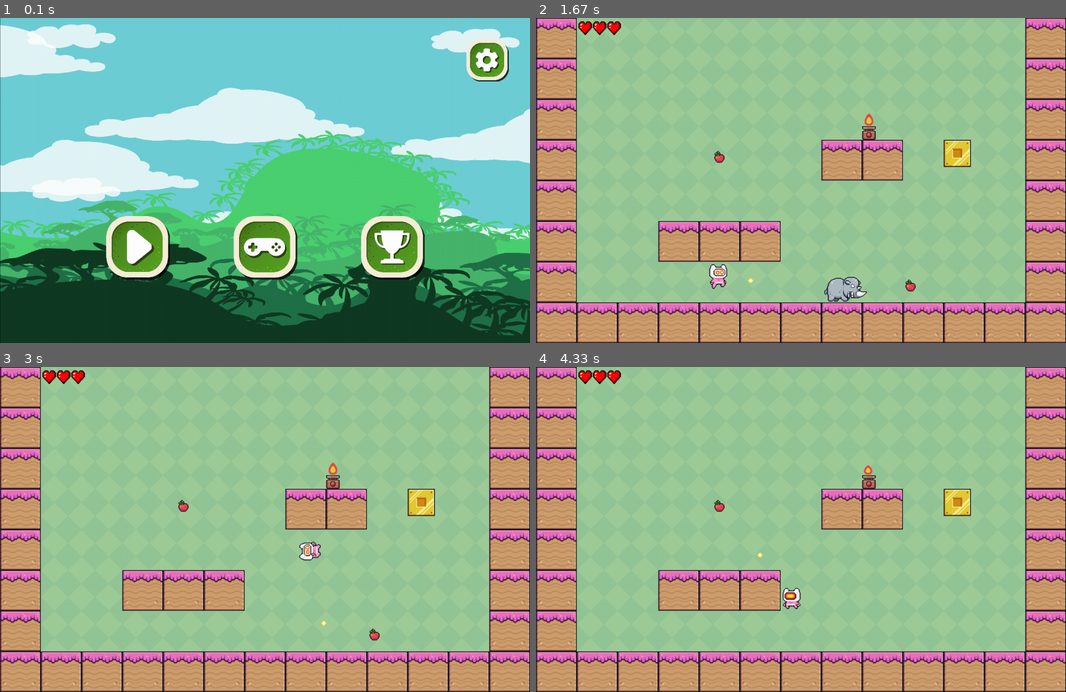
Above: before the commit, frames 1-4 (two rows, left to right).
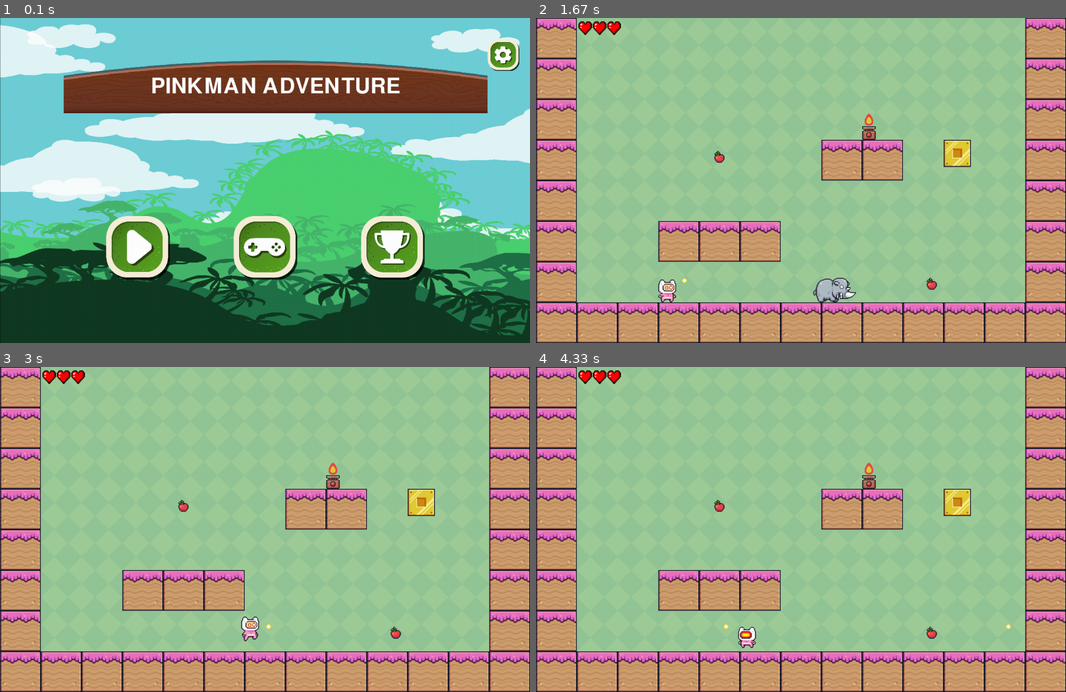
Above: after the commit, the same moments.

Repository: GianfrancoCh/chiariziaGianfranco-pygame-tp-final
Game: pygame game, started from run.py
Two runs of this game, one before a commit and one after it. Both use one fixed random seed, a clock stepped at 60 frames per second and the inputs below.
Inputs (mouse positions are in pixels of both pictures, inside the frame that each line leads up to):
- Up to frame 1 (0.1 s): no input
- Up to frame 2 (1.67 s): click (673, 248) at 0.38 s; hold J 0.67-1.13 s; hold D 0.67-1.13 s; hold P from 1.22 s (still down); hold D from 1.22 s (still down); tap Space at 1.28, 1.58 s
- Up to frame 3 (3 s): release P at 1.68 s; release D at 1.68 s; hold P 1.77-2.23 s; hold D 1.77-2.23 s; move the mouse to (270, 552) at 1.8 s; tap Space at 1.83, 2.13, 2.38, 2.68, 2.93 s; hold D 2.32-2.78 s; tap J at 2.47 s; hold D from 2.87 s (still down)
- Up to frame 4 (4.33 s): tap Space at 3.23, 3.43, 3.73, 4, 4.3 s; release D at 3.33 s; hold A 3.37-3.9 s; hold A from 3.93 s (still down); tap J at 4.08 s

The runs differ from the first frame. In frame 1, 13% of the frame differs, in the area x 12-98%, y 6-30%; in frame 2, 1.0%; in frame 3, 0.5%; in frame 4, 0.5%.

Commit message:
json para niveles, implementacion de pausa
eso

Diff:
--- a/auxiliar.py
+++ b/auxiliar.py
@@ -3,6 +3,7 @@
 from os.path import isfile, join
 from player import *
 from constantes import *
+import json
 
 
 pygame.init()
@@ -155,12 +156,10 @@
     for obj in to_check_sides:
         if obj and obj.name == "fire":
             player.make_hit()
-            # draw_winner("FUEGO")
+
         if obj and obj.name == "enemy":
                 print("SIDE COL")
                 player.make_hit()
-                # player.health += -1
-                # print("VIDA: {0}".format(player.health))
 
         if obj and obj.name == "fruit":
             obj.kill()
@@ -178,3 +177,10 @@
         if obj and obj.name == "flag":
             print("FLAG")
             player.make_win()
+
+def leer_archivo(path: str):
+
+        with open(path, 'r') as archivo:
+            diccionario = json.load(archivo)
+            lista_niveles = diccionario["niveles"]
+        return lista_niveles
--- a/constantes.py
+++ b/constantes.py
@@ -30,7 +30,8 @@
 M_BRIGHT_CLICK = (32,32,32)
 
 
-
+font_path = "assets/pixeled_font.ttf"
+PIXEL_FONT = pygame.font.Font(font_path)
 
 SONIDO_FRUTA = pygame.mixer.Sound('sound/kill_enemy.mp3')
 SONIDO_BG = pygame.mixer.Sound('sound/bg.mp3')
--- a/gui_controls.py
+++ b/gui_controls.py
@@ -5,6 +5,7 @@
 from gui_button import Button
 from gui_widget import Widget
 from gui_textbox import TextBox
+
 
 
 class FormControls(Form):
--- /dev/null
+++ b/gui_lose.py
@@ -0,0 +1,29 @@
+import pygame
+from pygame.locals import *
+from constantes import *
+from gui_form import Form
+from gui_button import Button
+from gui_widget import Widget
+from gui_textbox import TextBox
+
+
+class FormLose(Form):
+    def __init__(self,name,master_surface,x,y,w,h,color_background,color_border,active,path_bg):
+        super().__init__(name,master_surface,x,y,w,h,color_background,color_border,active,path_bg)
+
+        self.txt1 = TextBox(master=self,x=150,y=50,w=WIDTH-250,h=300,color_background=None,color_border=None,image_background="assets/gui/you_lose/header.png",text="",font="DroidSerif",font_size=100,font_color=BLACK)
+        self.boton_go_back = Button(master=self,x=(WIDTH/2-75),y=575,w=150,h=150,color_background=None,color_border=None,image_background="assets/gui/btn/close.png",on_click=self.on_click_boton_go_back,on_click_param="form_main_menu",text=None,font="Verdana",font_size=30,font_color=WHITE)
+        self.lista_widget = [self.txt1,self.boton_go_back]
+
+    def on_click_boton_go_back(self, parametro):
+        self.set_active(parametro)
+
+
+    def update(self, lista_eventos,keys,delta_ms):
+        for aux_widget in self.lista_widget:
+            aux_widget.update(lista_eventos)
+
+    def draw(self):
+        super().draw()
+        for aux_widget in self.lista_widget:
+            aux_widget.draw()
--- a/gui_main_menu.py
+++ b/gui_main_menu.py
@@ -4,6 +4,7 @@
 from gui_form import Form
 from gui_button import Button
 from gui_widget import Widget
+from gui_textbox import TextBox
 
 
 
@@ -11,12 +12,12 @@
     def __init__(self,name,master_surface,x,y,w,h,color_background,color_border,active,path_bg):
         super().__init__(name,master_surface,x,y,w,h,color_background,color_border,active,path_bg)
 
+        self.welcome = TextBox(master=self,x=150,y=100,w=WIDTH-250,h=125,color_background=None,color_border=None,image_background="assets/gui/match3/down.png",text="PINKMAN ADVENTURE",font="DroidSerif",font_size=75,font_color=WHITE)
         self.boton_play = Button(master=self,x=250,y=HEIGHT - 300,w=150,h=150,color_background=None,color_border=None,image_background="assets/gui/menu/play.png",on_click=self.on__click_boton_play,on_click_param="form_level1",text=None,font="Verdana",font_size=30,font_color=WHITE)
         self.boton_control = Button(master=self,x=550,y=HEIGHT - 300,w=150,h=150,color_background=None,color_border=None,image_background="assets/gui/menu/leader.png",on_click=self.on_click_boton_control,on_click_param="form_controls",text=None,font="Verdana",font_size=30,font_color=WHITE)
         self.boton_leaderboard = Button(master=self,x=850,y=HEIGHT - 300,w=150,h=150,color_background=None,color_border=None,image_background="assets/gui/menu/prize.png",on_click=self.on_click_boton_leaderboard,on_click_param="",text=None,font="Verdana",font_size=30,font_color=WHITE)
-        self.boton_settings = Button(master=self,x=WIDTH-150,y= 50,w=100,h=100,color_background=None,color_border=None,image_background="assets/gui/menu/setting.png",on_click=self.on_click_boton_settings,on_click_param="form_settings",text=None,font="Verdana",font_size=30,font_color=WHITE)
-        self.lista_widget = [self.boton_play,self.boton_control,self.boton_leaderboard,self.boton_settings]
-
+        self.boton_settings = Button(master=self,x=WIDTH-100,y= 50,w=75,h=75,color_background=None,color_border=None,image_background="assets/gui/menu/setting.png",on_click=self.on_click_boton_settings,on_click_param="form_settings",text=None,font="Verdana",font_size=30,font_color=WHITE)
+        self.lista_widget = [self.welcome,self.boton_play,self.boton_control,self.boton_leaderboard,self.boton_settings]
 
 
     def on__click_boton_play(self, parametro):
--- /dev/null
+++ b/gui_win.py
@@ -0,0 +1,28 @@
+import pygame
+from pygame.locals import *
+from constantes import *
+from gui_form import Form
+from gui_button import Button
+from gui_widget import Widget
+from gui_textbox import TextBox
+
+
+class FormWin(Form):
+    def __init__(self,name,master_surface,x,y,w,h,color_background,color_border,active,path_bg):
+        super().__init__(name,master_surface,x,y,w,h,color_background,color_border,active,path_bg)
+
+        self.txt1 = TextBox(master=self,x=150,y=50,w=WIDTH-250,h=300,color_background=None,color_border=None,image_background="assets/gui/you_win/header.png",text="",font="DroidSerif",font_size=100,font_color=BLACK)
+        self.boton_go_back = Button(master=self,x=(WIDTH/2-75),y=575,w=150,h=150,color_background=None,color_border=None,image_background="assets/gui/btn/close.png",on_click=self.on_click_boton_go_back,on_click_param="form_main_menu",text=None,font="Verdana",font_size=30,font_color=WHITE)
+        self.lista_widget = [self.txt1,self.boton_go_back]
+
+    def on_click_boton_go_back(self, parametro):
+        self.set_active(parametro)
+
+    def update(self, lista_eventos,keys,delta_ms):
+        for aux_widget in self.lista_widget:
+            aux_widget.update(lista_eventos)
+
+    def draw(self):
+        super().draw()
+        for aux_widget in self.lista_widget:
+            aux_widget.draw()
--- a/level.py
+++ b/level.py
@@ -8,6 +8,9 @@
 from gui_button import Button
 from gui_form import Form
 from gui_widget import Widget
+from pygame import font
+from pygame.locals import *
+
 
 
 window = pygame.display.set_mode((WIDTH, HEIGHT))
@@ -20,55 +23,104 @@
 
         self.boton_play = Button(master=self,x=250,y=250,w=150,h=150,color_background=None,color_border=None,image_background="assets/gui/menu/play.png",on_click="",on_click_param="",text=None,font="Verdana",font_size=30,font_color=WHITE)
         self.lista_widget = [self.boton_play]
-
-        # --- GAME ELEMNTS ---
-
-
-
+        self.levels = leer_archivo("levels.json")
         self.background, self.bg_image = get_background("Green.png")
+        self.flag_nivel = True
+        self.pausado = False
+
 
         block_size = 96
 
-        self.player = Player(block_size + 50, HEIGHT - block_size -100, 50, 50)
-
-        floor = [Block(i * block_size, HEIGHT - block_size, block_size)
+        self.floor = [Block(i * block_size, HEIGHT - block_size, block_size)
                  for i in range(-WIDTH // block_size, (WIDTH * 2) // block_size)]
-        wall = [Block(0, i * block_size, block_size)
+        self.wall = [Block(0, i * block_size, block_size)
                 for i in range(-HEIGHT // block_size, (HEIGHT * 2) // block_size)]
-        wall_der = [Block(WIDTH - block_size, i * block_size, block_size)
+        self.wall_der = [Block(WIDTH - block_size, i * block_size, block_size)
                     for i in range(-HEIGHT // block_size, (HEIGHT * 2) // block_size)]
-        flag = Flag(block_size * 10,HEIGHT - block_size * 5,64)
-        grupo_frutas = pygame.sprite.Group()
-        grupo_frutas.add(Fruit(850, HEIGHT - block_size - 68, 32, 32))
-        grupo_frutas.add(Fruit(400, 300, 32, 32))
-
-        self.fire = Fire(block_size * 8, (HEIGHT - block_size * 5) - 64, 16, 32)
-
-        self.enemigo = Enemy(600, HEIGHT - block_size - 68 , 52, 42)
-        self.grupo_objetos = pygame.sprite.Group()
-        self.grupo_objetos.add(*floor,*wall,*wall_der,self.enemigo,*grupo_frutas,flag,
-                               Block(block_size * 3, HEIGHT - block_size * 3, block_size),
-                               Block(block_size * 4, HEIGHT - block_size * 3, block_size),
-                               Block(block_size * 5, HEIGHT - block_size * 3, block_size),
-                               Block(block_size * 7, HEIGHT - block_size * 5, block_size),
-                               Block(block_size * 8, HEIGHT - block_size * 5, block_size),
-                               self.fire)
-
-        self.fire.on()
+        self.flag = Flag(block_size * 10,HEIGHT - block_size * 5,64)
+
+
+        if self.flag_nivel:
+
+            self.player = self.generate_player()
+
+            self.grupo_frutas = pygame.sprite.Group()
+            self.generate_frutas()
+
+            self.grupo_enemigos = pygame.sprite.Group()
+            self.generate_enemies()
+
+            self.grupo_plataformas = pygame.sprite.Group()
+            self.generate_platforms()
+
+            self.grupo_trampas = pygame.sprite.Group()
+            self.generate_trampas()
+
+            self.fire = Fire(block_size * 8, (HEIGHT - block_size * 5) - 64, 16, 32)
+
+            self.grupo_objetos = pygame.sprite.Group()
+            self.grupo_objetos.add(*self.floor,*self.wall,*self.wall_der,*self.grupo_enemigos,*self.grupo_frutas,self.flag,self.fire,*self.grupo_plataformas)
+
+            self.fire.on()
+
+            self.flag_nivel = False
+
 
 
     def on_click_boton1(self, parametro):
         self.set_active(parametro)
 
-    def on_click_shoot(self, parametro):
-        for enemy_element in self.enemy_list:
-            self.bullet_list.append(Bullet(enemy_element,enemy_element.rect.centerx,enemy_element.rect.centery,self.player_1.rect.centerx,self.player_1.rect.centery,20,path="images/gui/set_gui_01/Comic_Border/Bars/Bar_Segment05.png",frame_rate_ms=100,move_rate_ms=20,width=5,height=5))
+
+    def generate_player(self):
+        aux_player = self.levels[0]["player"]
+        player = Player(x=aux_player["x"],y=aux_player["y"],width=aux_player["width"],height=aux_player["height"])
+
+        return player
+
+    def generate_frutas(self):
+        fruits = self.levels[0]["fruits"]
+        for fruit in fruits:
+            self.grupo_frutas.add(Fruit(x=fruit["x"],y=fruit["y"], width=fruit["width"], height=fruit["height"]))
+
+
+    def generate_enemies(self):
+        enemies = self.levels[0]["enemies"]
+        for enemy in enemies:
+            self.grupo_enemigos.add(Enemy(x=enemy["x"],y=enemy["y"], width=enemy["width"], height=enemy["height"]))
+
+
+    def generate_platforms(self):
+        platforms = self.levels[0]["platforms"]
+        for platform in platforms:
+            self.grupo_plataformas.add(Block(x=platform["x"],y=platform["y"], size=platform["size"]))
+
+
+    def generate_trampas(self):
+        trampas = self.levels[0]["trampas"]
+        for trampa in trampas:
+            self.grupo_trampas.add(Fire(x=trampa["x"],y=trampa["y"], width=trampa["width"], height=trampa["height"]))
+
+    def restart_level(self):
+
+        # self.cronometro = 120
+        # self.music = True
+        # self.grupo_plataformas.empty()
+        # self.grupo_enemigos.empty()
+        # self.grupo_frutas.empty()
+        # self.grupo_trampas.empty()
+
+        # self.generate_frutas()
+        # self.generate_enemies()
+        # self.generate_platforms()
+        # self.generate_trampas()
+        # self.grupo_objetos = pygame.sprite.Group()
+        # self.grupo_objetos.add(*self.floor,*self.wall,*self.wall_der,*self.grupo_enemigos,*self.grupo_frutas,self.flag,self.fire,*self.grupo_plataformas)
+        self.flag_nivel = True
+
 
 
 
     def update(self, lista_eventos,keys,delta_ms):
-
-
 
 
         for event in lista_eventos:
@@ -79,38 +131,59 @@
                     print("SHOOT")
                     self.player.make_shoot()
                     SONIDO_SHOT.play()
-
-        for aux_widget in self.lista_widget:
-            aux_widget.update(lista_eventos)
-
-        for bala in self.player.bullets:
-            for obj in self.grupo_objetos:
-                if pygame.sprite.collide_mask(bala, obj) and obj.name == "enemy":
-                    # print("matado")
-                    obj.kill()
-                    bala.kill()
-                elif pygame.sprite.collide_mask(bala, obj) and obj.name == "fire":
-                    bala.kill()
-                elif pygame.sprite.collide_mask(bala, obj) and obj.name == "block":
-                    bala.kill()
-
-
-
-
-
-
-        self.player.loop(FPS)
-        self.enemigo.loop()
-        self.fire.loop()
-        handle_move(self.player, self.grupo_objetos)
-
-        if self.player.is_win:
-            print("GANO")
-
-        if self.player.is_lose:
-            self.active = False
-            self.set_active("form_main_menu")
-
+                if event.key == pygame.K_p:
+                    self.pausado = not self.pausado
+
+
+        if self.pausado:
+
+            draw_text = MENU_FONT.render("PAUSA", 1, BLACK)
+            window.blit(draw_text, (WIDTH/2, HEIGHT/2))
+            pygame.display.update()
+
+        else:
+
+            for aux_widget in self.lista_widget:
+                aux_widget.update(lista_eventos)
+
+            for bala in self.player.bullets:
+                for obj in self.grupo_objetos:
+                    if pygame.sprite.collide_mask(bala, obj) and obj.name == "enemy":
+                        # print("matado")
+                        obj.kill()
+                        bala.kill()
+                    elif pygame.sprite.collide_mask(bala, obj) and obj.name == "fire":
+                        bala.kill()
+                    elif pygame.sprite.collide_mask(bala, obj) and obj.name == "block":
+                        bala.kill()
+
+            self.player.loop(FPS)
+
+            for self.enemigo in self.grupo_enemigos:
+                self.enemigo.loop()
+
+            self.fire.loop()
+
+            # for self.fruta in self.grupo_frutas:
+            #     self.fruta.loop()
+
+            handle_move(self.player, self.grupo_objetos)
+
+
+            if self.player.is_lose:
+
+                # self.active = False
+
+                self.set_active("form_lose")
+                self.player.is_lose = False
+                self.player.lives = 3
+                self.restart_level()
+                self.active = False
+
+
+            if self.player.is_win:
+                self.active = False
+                self.set_active("form_win")
 
 
     def draw(self):
@@ -131,5 +204,4 @@
             aux_widget.draw()
 
         self.player.draw(window, offset_x)
-        self.player.draw
         # pygame.display.update()
--- /dev/null
+++ b/levels.json
@@ -0,0 +1,77 @@
+{
+    "niveles": [
+        {
+            "player":
+            {
+                    "x": 146,
+                    "y": 572,
+                    "width": 50,
+                    "height": 50
+            },
+            "fruits":
+            [
+                {
+                    "x": 400,
+                    "y": 300,
+                    "width": 32,
+                    "height": 32
+                },
+                {
+                    "x": 900,
+                    "y": 600,
+                    "width": 32,
+                    "height": 32
+                }
+            ],
+            "enemies":
+            [
+                {
+                    "x": 600,
+                    "y": 604,
+                    "width": 52,
+                    "height": 42
+
+                }
+
+            ],
+            "platforms":
+            [
+                {
+                    "x": 288,
+                    "y": 480,
+                    "size": 96
+                },
+                {
+                    "x": 384,
+                    "y": 480,
+                    "size": 96
+                },
+                {
+                    "x": 480,
+                    "y": 480,
+                    "size": 96
+                },
+                {
+                    "x": 672,
+                    "y": 288,
+                    "size": 96
+                },
+                {
+                    "x": 768,
+                    "y": 288,
+                    "size": 96
+                }
+            ],
+            "trampas":
+            [
+                {
+                    "x": 960,
+                    "y": 288,
+                    "width": 16,
+                    "height" : 32
+                }
+            ]
+
+        }
+    ]
+}
--- a/main.py
+++ b/main.py
@@ -16,8 +16,8 @@
 from gui_controls import FormControls
 from gui_settings import FormSettings
 from level import FormGameLevel1
-
-
+from gui_lose import FormLose
+from gui_win import FormWin
 
 
 pygame.init()
@@ -32,7 +32,6 @@
 def main(window):
     clock = pygame.time.Clock()
 
-    block_size = 96
     # small_block = 64
     offset_x = 0
     # scroll_area_width = 200
@@ -42,6 +41,8 @@
     form_controls = FormControls(name="form_controls",master_surface = window,x=0,y=0,w=WIDTH,h=HEIGHT,color_background=None,color_border=(255,0,255),active=False,path_bg = "assets/gui/rating/bg.png")
     form_settings = FormSettings(name="form_settings",master_surface = window,x=0,y=0,w=WIDTH,h=HEIGHT,color_background=None,color_border=(255,0,255),active=False,path_bg = "assets/gui/rating/bg.png")
     form_level1 = FormGameLevel1(name="form_level1",master_surface = window,x=0,y=0,w=WIDTH,h=HEIGHT,color_background=None,color_border=(255,0,255),active=False,path_bg = "assets/gui/rating/bg.png")
+    form_lose = FormLose(name="form_lose",master_surface = window,x=0,y=0,w=WIDTH,h=HEIGHT,color_background=None,color_border=(255,0,255),active=False,path_bg ="assets/gui/rating/bg.png")
+    form_win = FormWin(name="form_win",master_surface = window,x=0,y=0,w=WIDTH,h=HEIGHT,color_background=None,color_border=(255,0,255),active=False,path_bg ="assets/gui/rating/bg.png")
 
     while run:
 
--- a/player.py
+++ b/player.py
@@ -18,7 +18,7 @@
     GRAVITY = 1
     SPRITES = load_sprite_sheets("MainCharacters", "PinkMan", 32, 32, True)
 
-    ANIMATION_DELAY = 3
+    ANIMATION_DELAY = 2
 
     def __init__(self, x, y, width, height):
         super().__init__()
@@ -34,7 +34,7 @@
         self.hit = False
         self.hit_count = 0
         self.hit_time = 0
-        self.hit_delay = 3
+        self.hit_delay = 1.5
         self.score = 0
         self.shoot = False
         self.shoot_count = 0
@@ -179,6 +179,7 @@
 
 
     def draw(self, win, offset_x):
+
         win.blit(self.sprite, (self.rect.x - offset_x, self.rect.y))
         self.manage_lives()
 
Binary file added: assets/pixeled_font.ttf
